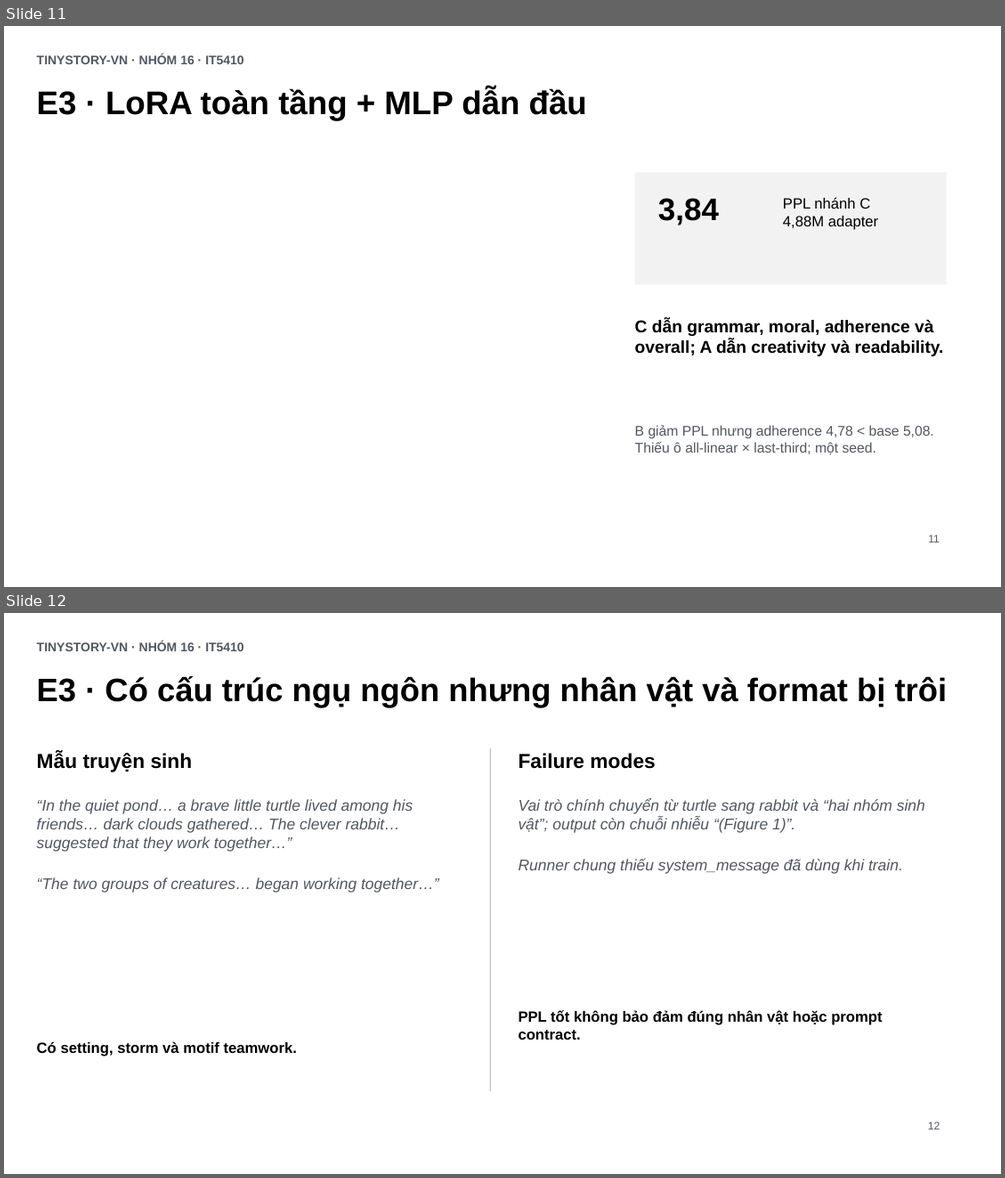
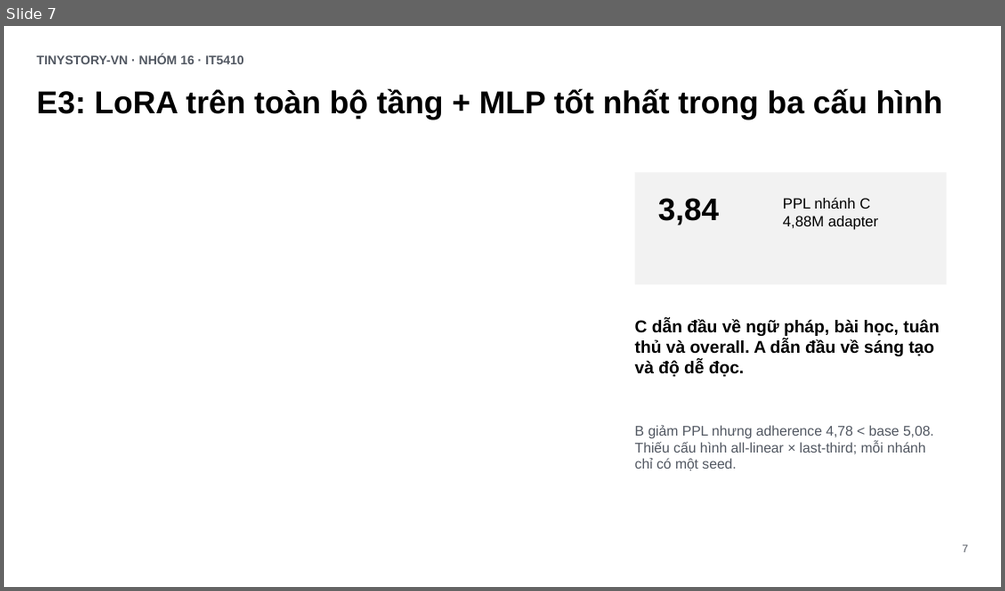
Before and after one commit to tungd/tinystory-vn, a slide deck: output/presentation/tinystory-vn-summary.pptx. Shown one above the other, each under a label of ours: slides 11 and 12 before the commit, slide 7 after it. The pictures are 1005x1178 and 1005x591 pixels, drawn with LibreOffice and Linux fonts; fonts in the diff are those of the drawing. Boxes give left, top, right and bottom in pixels: in the first picture for what was removed or moved away, otherwise in the second. Text is boxed around its words. In the diff, an @@ line names an element or a change of style, - is before the commit and + after.

Commit message:
docs: update E2 training provenance and architecture visuals

```diff
--- a/output/presentation/tinystory-vn-summary.pptx
+++ b/output/presentation/tinystory-vn-summary.pptx
@@ slide 12 removed at box(4, 613, 1001, 1174), background #FFFFFF @@
@@ text removed at box(37, 641, 243, 651) @@
-TINYSTORY-VN · NHÓM 16 · IT5410
@@ text removed at box(37, 676, 947, 707) @@
-E3 · Có cấu trúc ngụ ngôn nhưng nhân vật và format bị trôi
@@ text removed at box(37, 752, 193, 772) @@
-Mẫu truyện sinh
@@ rectangle removed at box(490, 748, 491, 1091) @@
@@ text removed at box(518, 753, 655, 769) @@
-Failure modes
@@ text removed at box(37, 799, 438, 892) @@
-“In the quiet pond… a brave little turtle lived among his friends… dark clouds gathered… The clever rabbit… suggested that they work together…”
-“The two groups of creatures… began working together…”
@@ text removed at box(518, 798, 925, 874) @@
-Vai trò chính chuyển từ turtle sang rabbit và “hai nhóm sinh vật”; output còn chuỗi nhiễu “(Figure 1)”.
-Runner chung thiếu system_message đã dùng khi train.
@@ text removed at box(518, 1010, 882, 1039) @@
-PPL tốt không bảo đảm đúng nhân vật hoặc prompt contract.
@@ text removed at box(37, 1041, 297, 1056) @@
-Có setting, storm và motif teamwork.
@@ text removed at box(928, 1121, 940, 1129) @@
-12
@@ what was slide 11 is now slide 7 @@
@@ slide 7 changed as well @@
@@ text at box(37, 88, 943, 119): text changed; size 31.5 to 30.4 pt @@
-E3 · LoRA toàn tầng + MLP dẫn đầu
+E3: LoRA trên toàn bộ tầng + MLP tốt nhất trong ba cấu hình
@@ text at box(635, 319, 939, 377): text changed @@
-C dẫn grammar, moral, adherence và overall; A dẫn creativity và readability.
+C dẫn đầu về ngữ pháp, bài học, tuân thủ và overall. A dẫn đầu về sáng tạo và độ dễ đọc.
@@ text at box(635, 441, 926, 471): text changed @@
-Thiếu ô all-linear × last-third; một seed.
+Thiếu cấu hình all-linear × last-third; mỗi nhánh chỉ có một seed.
@@ text at box(962, 544, 968, 552): text changed @@
-11
+7
```
Also in this commit, not shown: 5 other slides changed, 9 slides added, 11 other slides removed, 5 other files.
